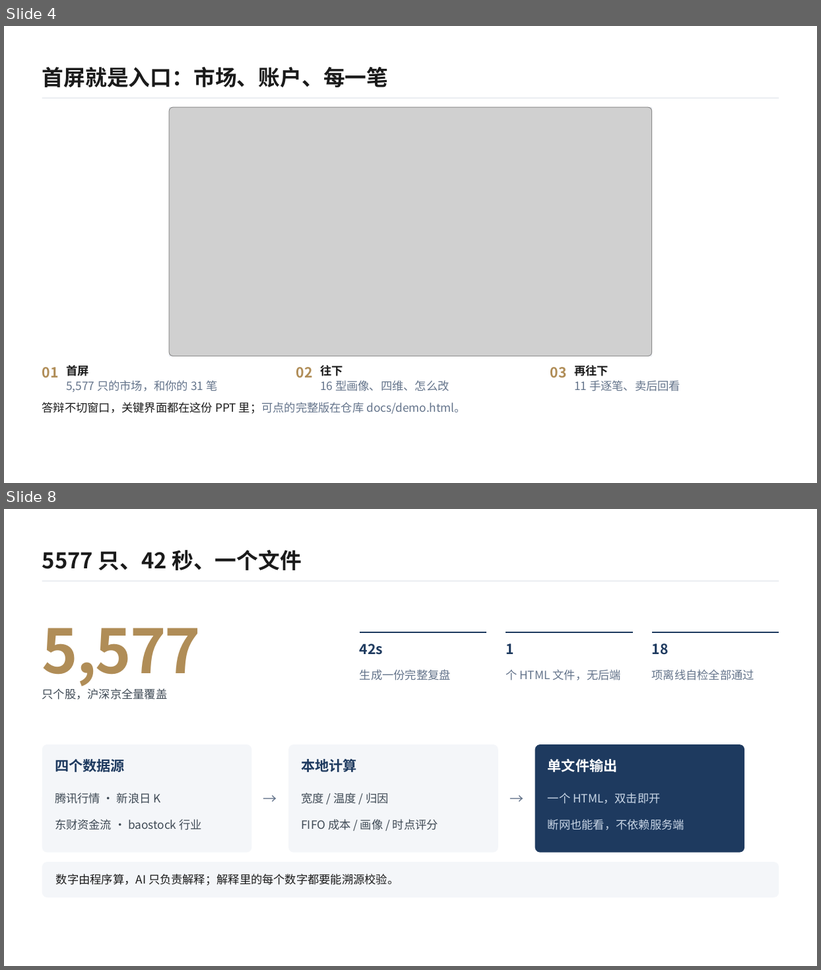
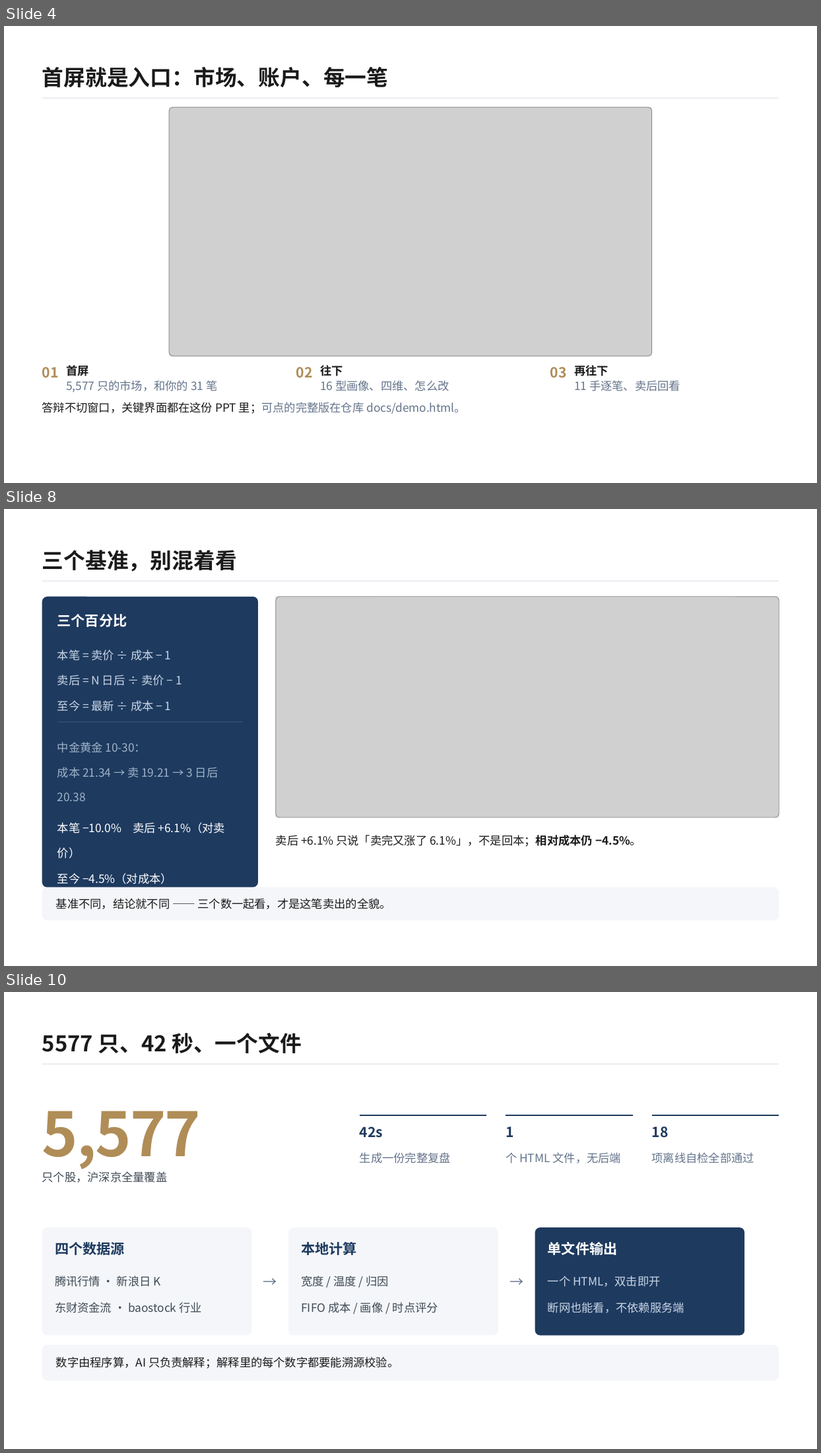
Before and after one commit to www498/ashare-review, a slide deck: ppt/复盘台答辩/复盘台答辩.pptx. Shown one above the other, each under a label of ours: slides 4 and 8 before the commit, slides 4, 8 and 10 after it; the slides between them are not shown. The pictures are 821x970 and 821x1453 pixels, drawn with LibreOffice and Linux fonts; fonts in the diff are those of the drawing; grey boxes stand for pictures. Boxes give left, top, right and bottom in pixels: in the first picture for what was removed or moved away, otherwise in the second. Text is boxed around its words. In the diff, an @@ line names an element or a change of style, - is before the commit and + after.

Commit message:
PPT 扩到 12 页：画像改为速写与改法、新增建议页和自选股页，逐笔改全列、卖后加口径换算

```diff
--- a/ppt/复盘台答辩/复盘台答辩.pptx
+++ b/ppt/复盘台答辩/复盘台答辩.pptx
@@ slide 8 added at box(4, 509, 817, 966), background #FFFFFF @@
@@ text added at box(42, 550, 237, 572), 25.5 pt, text #1A1A1A, bold @@
+三个基准，别混着看
@@ rectangle added at box(42, 581, 779, 582), fill #D9DEE6 @@
@@ rounded rectangle added at box(42, 597, 257, 888), fill #1E3A5F @@
@@ rectangle added at box(276, 597, 780, 818), outline #E5E9F0 1 pt @@
@@ picture added at box(276, 597, 780, 818) @@
@@ text added at box(57, 614, 127, 627), 16.5 pt, text #FFFFFF, bold @@
+三个百分比
@@ text added at box(57, 650, 182, 712), 13.5 pt, text #C9D6E6 @@
+本笔 = 卖价 ÷ 成本 − 1
+卖后 = N 日后 ÷ 卖价 − 1
+至今 = 最新 ÷ 成本 − 1
@@ rectangle added at box(57, 722, 243, 722), fill #FFFFFF at 16% opacity @@
@@ text added at box(57, 742, 218, 801), 13.5 pt, text #9FB2C8 @@
+中金黄金 10-30：
+成本 21.34 → 卖 19.21 → 3 日后 20.38
@@ text added at box(57, 823, 225, 885), 13.5 pt, text #FFFFFF @@
+本笔 −10.0% 卖后 +6.1%（对卖价）
+至今 −4.5%（对成本）
@@ text added at box(276, 835, 642, 847), 13.5 pt, text #1A1A1A @@
+卖后 +6.1% 只说「卖完又涨了 6.1%」，不是回本；相对成本仍 −4.5%。
@@ rounded rectangle added at box(42, 888, 779, 921), fill #F4F6F9 @@
@@ text added at box(56, 898, 391, 910), 13.5 pt, text #1A1A1A @@
+基准不同，结论就不同 —— 三个数一起看，才是这笔卖出的全貌。
@@ what was slide 8 is now slide 10 @@
```
Also in this commit, not shown: 2 slides changed, 2 other slides added, 1 slide removed, 13 other files.
